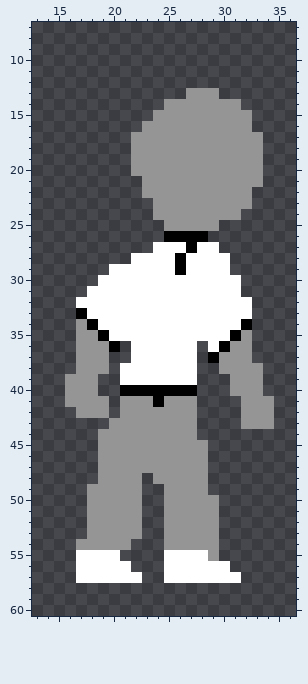
Two states of a pixel-art sprite, Red String/Red String/Red String 1/sprites/sprOlder/3e3df6d1-cfd5-4f68-bfa6-7c8d4a49d58f.png. Above: the version before the commit.
The file is 64x64 pixels. Shown: x 13..36, y 7..60.
After:
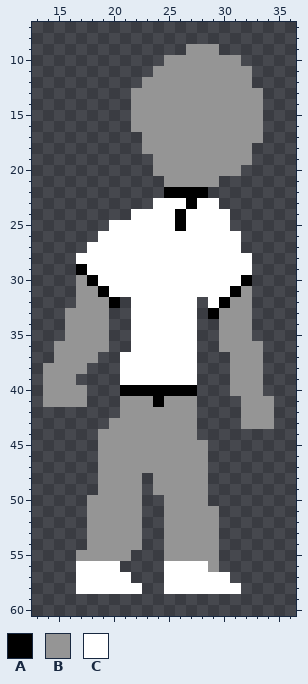
Palette (. is transparent): A #000000  B #959595  C #ffffff
Diff:
{"y":9,"x":27,"old":"...","new":"BBB"}
{"y":10,"x":25,"old":".......","new":"BBBBBBB"}
{"y":11,"x":24,"old":".........","new":"BBBBBBBBB"}
{"y":12,"x":23,"old":"..........","new":"BBBBBBBBBB"}
{"y":13,"x":22,"old":".....","new":"BBBBB"}
{"y":13,"x":30,"old":"....","new":"BBBB"}
{"y":14,"x":22,"old":"...","new":"BBB"}
{"y":14,"x":32,"old":"..","new":"BB"}
{"y":15,"x":22,"old":"..","new":"BB"}
{"y":15,"x":33,"old":".","new":"B"}
{"y":16,"x":22,"old":".","new":"B"}
{"y":16,"x":33,"old":".","new":"B"}
{"y":17,"x":22,"old":"B","new":"."}
{"y":18,"x":22,"old":"B","new":"."}
{"y":18,"x":33,"old":"B","new":"."}
{"y":19,"x":22,"old":"BB","new":".."}
{"y":19,"x":33,"old":"B","new":"."}
{"y":20,"x":22,"old":"BB","new":".."}
{"y":20,"x":32,"old":"BB","new":".."}
{"y":21,"x":23,"old":"BB","new":".."}
{"y":21,"x":30,"old":"BBBB","new":"...."}
{"y":22,"x":23,"old":"BBBBBBBBBB","new":"..AAAA...."}
{"y":23,"x":24,"old":"BBBBBBBBB","new":"CCCACC..."}
{"y":24,"x":22,"old":"..BBBBBBBB","new":"CCCCACCCC."}
{"y":25,"x":20,"old":".....BBBBB.","new":"CCCCCCACCCC"}
{"y":26,"x":19,"old":"......AAAA...","new":"CCCCCCCCCCCCC"}
{"y":27,"x":18,"old":"......","new":"CCCCCC"}
{"y":27,"x":27,"old":"A","new":"C"}
{"y":27,"x":30,"old":"..","new":"CC"}
{"y":28,"x":17,"old":".....","new":"CCCCC"}
{"y":28,"x":26,"old":"A","new":"C"}
{"y":28,"x":31,"old":"..","new":"CC"}
{"y":29,"x":17,"old":"...","new":"ACC"}
{"y":29,"x":26,"old":"A","new":"C"}
{"y":29,"x":31,"old":"..","new":"CC"}
{"y":30,"x":17,"old":"..","new":"BA"}
{"y":30,"x":32,"old":".","new":"A"}
{"y":31,"x":17,"old":".CC","new":"BBA"}
{"y":31,"x":31,"old":"C.","new":"AB"}
{"y":32,"x":17,"old":"CCCCC","new":"BBBA."}
{"y":32,"x":28,"old":"C","new":"."}
{"y":32,"x":30,"old":"CCC","new":"ABB"}
{"y":33,"x":16,"old":".ACCCC","new":"BBBB.."}
{"y":33,"x":28,"old":"CCCCC","new":".ABBB"}
{"y":34,"x":16,"old":".","new":"B"}
{"y":34,"x":18,"old":"ACCC","new":"BB.."}
{"y":34,"x":28,"old":"CCCCA","new":"..BBB"}
{"y":35,"x":16,"old":".","new":"B"}
{"y":35,"x":19,"old":"ACC","new":"B.."}
{"y":35,"x":28,"old":"CCCA","new":"..BB"}
{"y":36,"x":15,"old":"..","new":"BB"}
{"y":36,"x":20,"old":"A","new":"."}
{"y":36,"x":29,"old":"CA","new":".B"}
{"y":36,"x":33,"old":".","new":"B"}
{"y":37,"x":15,"old":"..","new":"BB"}
{"y":37,"x":19,"old":"B","new":"."}
{"y":37,"x":21,"old":".","new":"C"}
{"y":37,"x":29,"old":"AB","new":".."}
{"y":37,"x":33,"old":".","new":"B"}
{"y":38,"x":14,"old":"...","new":"BBB"}
{"y":38,"x":18,"old":"BB","new":".."}
{"y":38,"x":30,"old":"B","new":"."}
{"y":39,"x":14,"old":"..","new":"BB"}
{"y":39,"x":17,"old":"BB","new":".."}
{"y":40,"x":14,"old":"..","new":"BB"}
{"y":40,"x":18,"old":"B","new":"."}
{"y":41,"x":14,"old":"..","new":"BB"}
{"y":41,"x":18,"old":"BB","new":".."}
{"y":42,"x":17,"old":"BBB","new":"..."}
{"y":49,"x":18,"old":"B","new":"."}
{"y":49,"x":24,"old":".","new":"B"}
{"y":50,"x":29,"old":"B","new":"."}
{"y":54,"x":17,"old":"B","new":"."}
{"y":54,"x":22,"old":".","new":"B"}
{"y":55,"x":17,"old":"CCCC.","new":"BBBBB"}
{"y":55,"x":25,"old":"CCCC","new":"BBBB"}
{"y":56,"x":21,"old":"C","new":"."}
{"y":56,"x":29,"old":"CC","new":"B."}
{"y":57,"x":22,"old":"C","new":"."}
{"y":57,"x":31,"old":"C","new":"."}
{"y":58,"x":17,"old":"......","new":"CCCCCC"}
{"y":58,"x":25,"old":".......","new":"CCCCCCC"}
